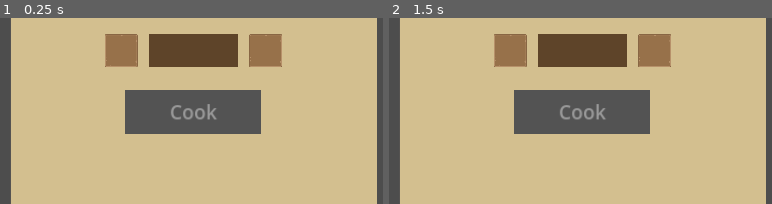
Above: before the commit, frames 1-2 (left to right).
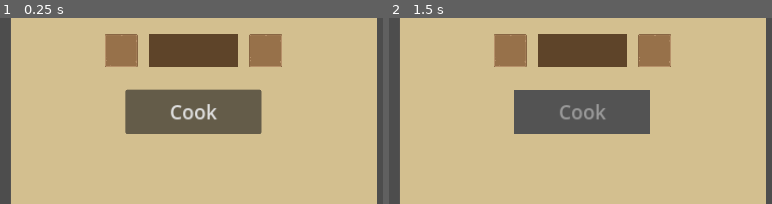
Above: after the commit, the same moments.

Repository: gevonstria/island_survivor
Game: Godot game, scene res://bulletins/cooking_menu.tscn
The game is run twice, just before and just after one commit, with the same random seed, the same clock (stepped at 60 frames per second) and the same inputs. This scene is started directly instead of the project's main scene.
Inputs (mouse positions are % of the whole screen's width and height, from its top left):
- Up to frame 1 (0.25 s): no input
- Up to frame 2 (1.5 s): click (75, 68) at 0.5 s, where only the run after the commit has a clickable "Cook"; tap Enter at 1.25 s; move the mouse to (73, 50) at 1.27 s; hold D (move_right) from 1.28 s (still down); tap F (interact) at 1.35 s; click (73, 50) at 1.42 s
The pictures show only the part of the screen within x 50-100%, y 43-93%; the shares and areas given below are measured in that part.

The runs differ from the first frame. In frame 1, 0.8% of the frame differs, in the area x 32-69%, y 38-63%; in frame 2, nothing differs.
Error in both runs: Invalid access to property or key 'cooked_item_removed' on a base object of type 'Nil'. (res://bulletins/cooking_menu.gd:23)

Commit message:
add SFX

Diff:
--- a/bulletins/cooking_menu.gd
+++ b/bulletins/cooking_menu.gd
@@ -70,6 +70,7 @@
 
 	if cooking_state != InteractableCooker.CookingStates.Cooking:
 		interactable_cooker.start_cooking()
+		EventSystem.SFX_play_sfx.emit(SFXConfig.Keys.UIClick)
 
 func finished_cooking():
 	final_cooking_slot.set_item_key(cooking_recipe.cooked_item)
@@ -81,3 +82,4 @@
 	Input.set_mouse_mode(Input.MOUSE_MODE_CAPTURED)
 	EventSystem.BUL_destroy_bulletin.emit(BulletinConfig.Keys.CookingMenu)
 	EventSystem.PLA_unfreeze_player.emit()
+	EventSystem.SFX_play_sfx.emit(SFXConfig.Keys.UIClick)
--- a/bulletins/cooking_menu.tscn
+++ b/bulletins/cooking_menu.tscn
@@ -6,8 +6,6 @@
 [ext_resource type="Script" path="res://ui/custom_nodes/starting_cooking_slot.gd" id="3_qmrof"]
 [ext_resource type="Texture2D" uid="uid://64enpqbsjc0u" path="res://textures/square32.png" id="3_u63ld"]
 [ext_resource type="Script" path="res://ui/custom_nodes/final_cooking_slot.gd" id="5_4adhh"]
-
-[sub_resource type="StyleBoxEmpty" id="StyleBoxEmpty_s34ij"]
 
 [sub_resource type="StyleBoxFlat" id="StyleBoxFlat_150cc"]
 bg_color = Color(0, 0, 0, 0.235294)
@@ -62,11 +60,9 @@
 size_flags_horizontal = 4
 focus_mode = 0
 theme_override_font_sizes/font_size = 28
-theme_override_styles/normal = SubResource("StyleBoxEmpty_s34ij")
 theme_override_styles/hover = SubResource("StyleBoxFlat_150cc")
 theme_override_styles/pressed = SubResource("StyleBoxFlat_a61gx")
 theme_override_styles/disabled = SubResource("StyleBoxFlat_s43vk")
-disabled = true
 text = "Cook"
 
 [connection signal="pressed" from="MarginContainer/HBoxContainer/VBoxContainer/UtilityNinePatchRect/MarginContainer/VBoxContainer/CenterContainer/VBoxContainer/Button" to="." method="start_cooking"]
--- a/bulletins/crafting_menu.gd
+++ b/bulletins/crafting_menu.gd
@@ -68,3 +68,4 @@
 func crafting_button_pressed(item_key):
 	EventSystem.INV_add_item.emit(item_key)
 	EventSystem.INV_delete_crafting_blueprint_cost.emit(ItemConfig.get_crafting_blueprint_resource(item_key).cost)
+	EventSystem.SFX_play_sfx.emit(SFXConfig.Keys.Craft)
--- a/bulletins/player_menus.gd
+++ b/bulletins/player_menus.gd
@@ -13,6 +13,7 @@
 	Input.set_mouse_mode(Input.MOUSE_MODE_VISIBLE)
 	EventSystem.INV_ask_update_inventory.emit()
 
+
 	for inventory_slot in inventory_container.get_children():
 		inventory_slot.mouse_entered.connect(show_item_info.bind(inventory_slot))
 		inventory_slot.mouse_exited.connect(hide_item_info)
@@ -20,6 +21,8 @@
 	for hotbar_slot in get_tree().get_nodes_in_group("HotBarSlot"):
 		hotbar_slot.mouse_entered.connect(show_item_info.bind(hotbar_slot))
 		hotbar_slot.mouse_exited.connect(hide_item_info)
+
+	EventSystem.SFX_play_sfx.emit(SFXConfig.Keys.UIClick)
 
 func update_inventory(inventory):
 	for i in inventory.size():
@@ -29,6 +32,7 @@
 	Input.set_mouse_mode(Input.MOUSE_MODE_CAPTURED)
 	EventSystem.BUL_destroy_bulletin.emit(BulletinConfig.Keys.CraftingMenu)
 	EventSystem.PLA_unfreeze_player.emit()
+	EventSystem.SFX_play_sfx.emit(SFXConfig.Keys.UIClick)
 
 func show_item_info(inventory_slot):
 	var item_key = inventory_slot.item_key
--- a/default_bus_layout.tres
+++ b/default_bus_layout.tres
@@ -7,3 +7,9 @@
 bus/1/bypass_fx = false
 bus/1/volume_db = -4.23884
 bus/1/send = &"Master"
+bus/2/name = &"SFX"
+bus/2/solo = false
+bus/2/mute = false
+bus/2/bypass_fx = false
+bus/2/volume_db = 0.0
+bus/2/send = &"Master"
--- /dev/null
+++ b/game/configs/sfx_config.gd
@@ -0,0 +1,22 @@
+class_name SFXConfig
+
+enum Keys {
+	UIClick,
+	ItemPickUp,
+	Craft,
+	Build,
+	Eat,
+	WeaponSwoosh
+}
+
+const FILE_PATHS := {
+	Keys.UIClick: "res://audio/sfx/ui_click.wav",
+	Keys.ItemPickUp: "res://audio/sfx/item_pickup.wav",
+	Keys.Craft: "res://audio/sfx/craft.wav",
+	Keys.Build: "res://audio/sfx/build.wav",
+	Keys.Eat: "res://audio/sfx/eat.wav",
+	Keys.WeaponSwoosh: "res://audio/sfx/weapon_swoosh.wav"
+}
+
+static func get_audio_stream(key):
+	return load(FILE_PATHS.get(key))
--- a/game/event_system.gd
+++ b/game/event_system.gd
@@ -27,3 +27,5 @@
 signal EQU_delete_equip_item
 
 signal SPA_spawn_scene
+
+signal SFX_play_sfx
--- a/game/main_game.tscn
+++ b/game/main_game.tscn
@@ -1,7 +1,8 @@
-[gd_scene load_steps=5 format=3 uid="uid://ppn1n247flea"]
+[gd_scene load_steps=6 format=3 uid="uid://ppn1n247flea"]
 
 [ext_resource type="Script" path="res://game/managers/stage_controller.gd" id="1_x6yra"]
 [ext_resource type="Script" path="res://game/managers/music_controller.gd" id="4_wlr5o"]
+[ext_resource type="Script" path="res://game/managers/sfx_controller.gd" id="5_l5x43"]
 [ext_resource type="PackedScene" uid="uid://vtrh0npepa4h" path="res://ui/hud/hud.tscn" id="8_0aetx"]
 [ext_resource type="Script" path="res://game/managers/bulletin_controller.gd" id="9_hhw7g"]
 
@@ -21,3 +22,6 @@
 
 [node name="MusicController" type="AudioStreamPlayer" parent="."]
 script = ExtResource("4_wlr5o")
+
+[node name="SFXController" type="AudioStreamPlayer" parent="."]
+script = ExtResource("5_l5x43")
--- /dev/null
+++ b/game/managers/sfx_controller.gd
@@ -0,0 +1,12 @@
+extends AudioStreamPlayer
+class_name SFXController
+
+func _enter_tree() -> void:
+	EventSystem.SFX_play_sfx.connect(play_sfx)
+
+func _ready() -> void:
+	bus = "SFX"
+
+func play_sfx(key):
+	stream = SFXConfig.get_audio_stream(key)
+	play()
--- a/items/equippables/equippable_axe_template.tscn
+++ b/items/equippables/equippable_axe_template.tscn
@@ -64,11 +64,14 @@
 tracks/2/interp = 1
 tracks/2/loop_wrap = true
 tracks/2/keys = {
-"times": PackedFloat32Array(0, 0.2),
-"transitions": PackedFloat32Array(1, 1),
+"times": PackedFloat32Array(0, 0.1, 0.2),
+"transitions": PackedFloat32Array(1, 1, 1),
 "values": [{
 "args": [],
 "method": &"change_energy"
+}, {
+"args": [],
+"method": &"play_swoosh_audio"
 }, {
 "args": [],
 "method": &"check_hit"
--- a/items/equippables/equippable_constructable.gd
+++ b/items/equippables/equippable_constructable.gd
@@ -58,7 +58,7 @@
 		constructable_area.global_transform
 	)
 	is_constructing = true
-
+	EventSystem.SFX_play_sfx.emit(SFXConfig.Keys.Build)
 
 func destroy_self():
 	if not is_constructing:
--- a/items/equippables/equippable_consumable_template.gd
+++ b/items/equippables/equippable_consumable_template.gd
@@ -7,6 +7,7 @@
 	EventSystem.PLA_change_health.emit(consumable_item_resource.health_change)
 	EventSystem.PLA_change_energy.emit(consumable_item_resource.energy_change)
 	EventSystem.EQU_delete_equip_item.emit()
+	EventSystem.SFX_play_sfx.emit(SFXConfig.Keys.Eat)
 
 func destroy_self():
 	EventSystem.EQU_unequip_item.emit()
--- a/items/equippables/equippable_pickaxe_template.tscn
+++ b/items/equippables/equippable_pickaxe_template.tscn
@@ -64,11 +64,14 @@
 tracks/2/interp = 1
 tracks/2/loop_wrap = true
 tracks/2/keys = {
-"times": PackedFloat32Array(0, 0.2),
-"transitions": PackedFloat32Array(1, 1),
+"times": PackedFloat32Array(0, 0.1, 0.2),
+"transitions": PackedFloat32Array(1, 1, 1),
 "values": [{
 "args": [],
 "method": &"change_energy"
+}, {
+"args": [],
+"method": &"play_swoosh_audio"
 }, {
 "args": [],
 "method": &"check_hit"
--- a/items/equippables/equippable_weapon.gd
+++ b/items/equippables/equippable_weapon.gd
@@ -25,3 +25,6 @@
 
 func change_energy():
 	EventSystem.PLA_change_energy.emit(weapon_item_resource.energy_change_per_use)
+
+func play_swoosh_audio():
+	EventSystem.SFX_play_sfx.emit(SFXConfig.Keys.WeaponSwoosh)
--- a/items/interactables/pickable.gd
+++ b/items/interactables/pickable.gd
@@ -9,4 +9,5 @@
 	EventSystem.INV_try_to_pickup_item.emit(item_key, destroy_self)
 
 func destroy_self():
+	EventSystem.SFX_play_sfx.emit(SFXConfig.Keys.ItemPickUp)
 	parent.queue_free()
--- a/objects/hittable_objects/hittable_tree_template.tscn
+++ b/objects/hittable_objects/hittable_tree_template.tscn
@@ -23,7 +23,7 @@
 shape = SubResource("ConcavePolygonShape3D_mdbx3")
 
 [node name="Marker3D" type="Marker3D" parent="ItemSpawnPoints" index="0"]
-transform = Transform3D(0.993572, -0.113203, 0, 0.113203, 0.993572, 0, 0, 0, 1, 0, 0.6, 0)
+transform = Transform3D(0.993572, -0.113203, 0, 0.113203, 0.993572, 0, 0, 0, 1, 0, 0.6, 0.227409)
 
 [node name="Marker3D2" type="Marker3D" parent="ItemSpawnPoints" index="1"]
 transform = Transform3D(1, 0, 0, 0, 1, 0, 0, 0, 1, 0, 1.7, 0)
@@ -42,5 +42,3 @@
 
 [node name="CollisionShape3D" type="CollisionShape3D" parent="residue_static_body" index="1"]
 shape = SubResource("ConvexPolygonShape3D_xvhrj")
-
-[connection signal="register_hit" from="HitBox" to="." method="register_hit"]
--- a/ui/custom_nodes/inventory_slot.gd
+++ b/ui/custom_nodes/inventory_slot.gd
@@ -24,6 +24,7 @@
 		drag_preview.custom_minimum_size = Vector2(64, 64)
 		drag_preview.modulate = Color(1, 1, 1, 0.7)
 		set_drag_preview(drag_preview)
+		EventSystem.SFX_play_sfx.emit(SFXConfig.Keys.UIClick)
 		return self
 
 	return null
@@ -55,3 +56,5 @@
 			get_index(),
 			self is HotBarSlot
 		)
+
+	EventSystem.SFX_play_sfx.emit(SFXConfig.Keys.UIClick)
--- a/ui/custom_nodes/starting_cooking_slot.gd
+++ b/ui/custom_nodes/starting_cooking_slot.gd
@@ -9,7 +9,7 @@
 func _get_drag_data(at_position: Vector2):
 	if cooking_in_progress:
 		return null
-
+	EventSystem.SFX_play_sfx.emit(SFXConfig.Keys.UIClick)
 	super(at_position)
 
 func _can_drop_data(_at_position: Vector2, slot: Variant) -> bool:
@@ -25,3 +25,4 @@
 	set_item_key(old_slot.item_key)
 	EventSystem.INV_delete_item_by_index.emit(old_slot.get_index(), old_slot is HotBarSlot)
 	starting_ingredient_enabled.emit()
+	EventSystem.SFX_play_sfx.emit(SFXConfig.Keys.UIClick)
Not shown: 1 places in bulletins/cooking_menu.tscn that only renumber resources
